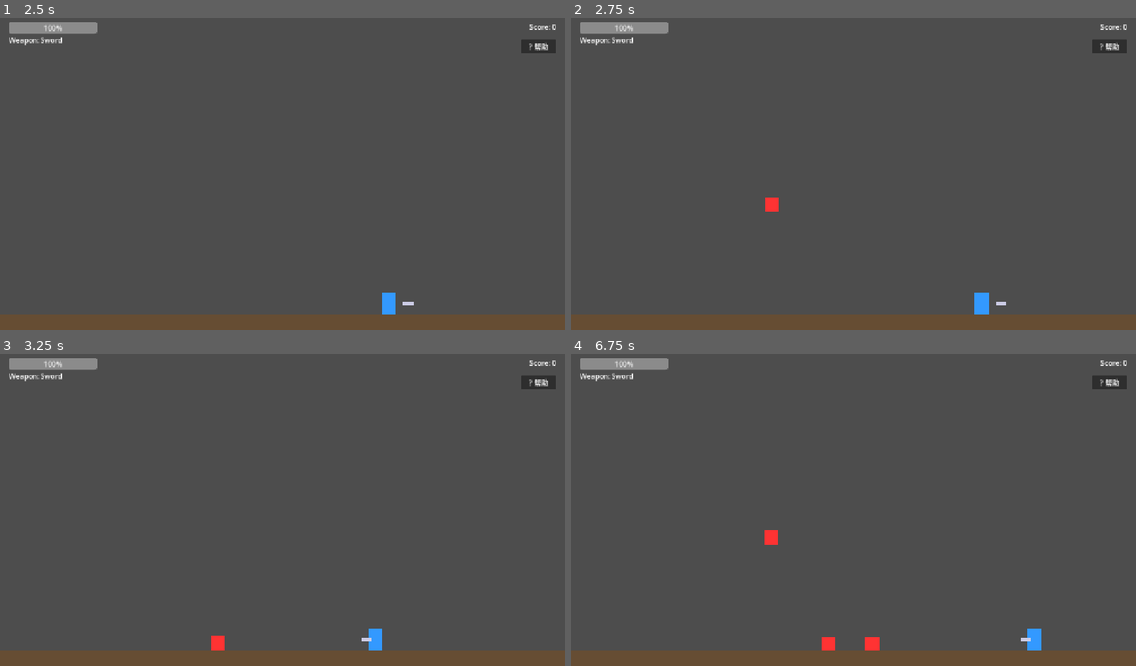
Above: before the commit, frames 1-4 (two rows, left to right).
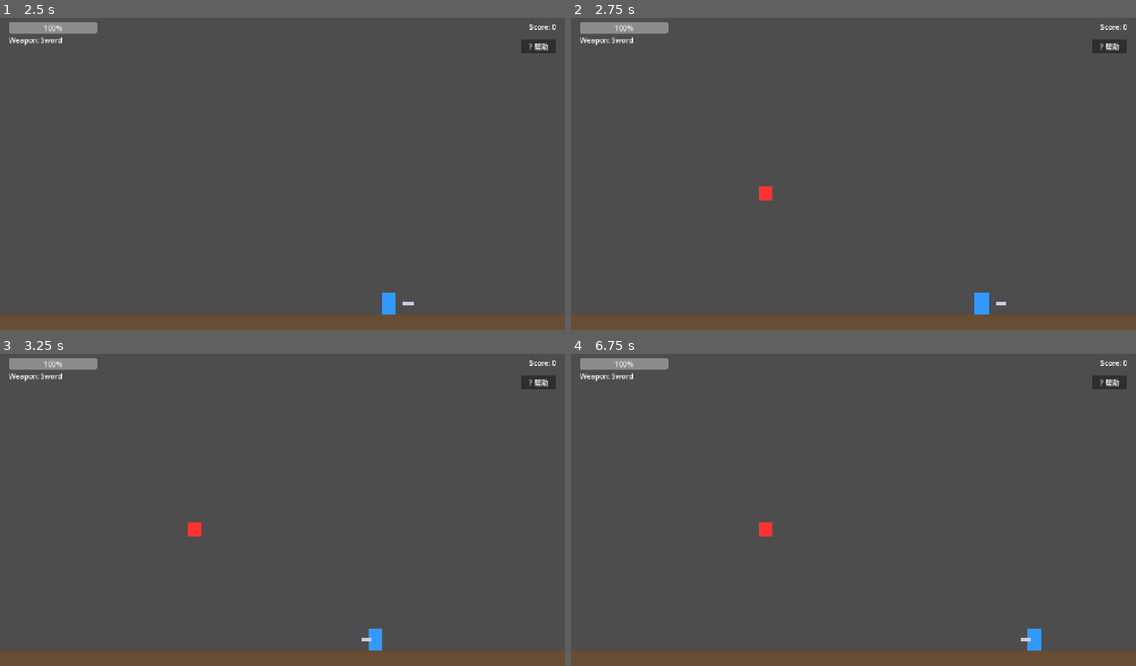
Above: after the commit, the same moments.

Repository: czlczlczl/just-attack
Game: Godot game, scene res://scenes/main.tscn
Same seed, same stepped clock (60 frames per second), same inputs: the game is played once before the commit and once after it.
Inputs (mouse positions are in pixels of both pictures, inside the frame that each line leads up to):
- Up to frame 1 (2.5 s): click "? 帮助" at 0.5 s; tap Enter at 1.25 s; move the mouse to (406, 155) at 1.27 s; hold D from 1.28 s (still down); tap J at 1.35 s; click (406, 155) at 1.42 s; tap Space at 1.52, 2.27 s; move the mouse to (169, 186) at 2.02 s; tap K at 2.1 s
- Up to frame 2 (2.75 s): keep holding D
- Up to frame 3 (3.25 s): move the mouse to (339, 438) at 2.77 s; release D at 2.78 s; hold A from 2.78 s (still down); tap L at 2.85 s
- Up to frame 4 (6.75 s): move the mouse to (825, 572) at 3.52 s; release A at 3.53 s; hold D 3.53-5.03 s; tap Q at 3.6 s; click (825, 572) at 3.67 s; tap Space at 3.77, 4.52, 5.27 s; move the mouse to (1023, 553) at 4.27 s; tap E at 4.35 s; move the mouse to (684, 460) at 5.02 s; hold A 5.03-5.78 s; tap H at 5.1 s; move the mouse to (881, 506) at 5.77 s; hold D 5.78-6.53 s; tap J at 5.85 s; click (881, 506) at 5.92 s; move the mouse to (768, 428) at 6.52 s; hold A from 6.53 s (still down); tap K at 6.6 s

Frame 1 is identical in both runs. In frame 2, 0.2% of the frame differs, in the area x 33-37%, y 53-63%; in frame 3, 0.2%; in frame 4, 0.4%, in the area x 33-55%, y 53-96%.
Error after the commit: Parse Error: Expression is of type "Node2D" so it can't be of type "ColorRect". (res://scripts/enemies/enemy_base.gd:90)

Commit message:
fix: add weapon swing animation and enemy hit flash effect
- Add swing animation to sword, bow, and staff weapons
- Implement enemy flash-white effect when taking damage
- Add knockback visual feedback for enemies
- Ensure hit detection properly triggers damage and effects

Diff:
--- a/scenes/weapons/bow.tscn
+++ b/scenes/weapons/bow.tscn
@@ -13,3 +13,26 @@
 offset_right = 8.0
 offset_bottom = 12.0
 color = Color(0.6, 0.4, 0.2, 1.0)
+
+[node name="AnimationPlayer" type="AnimationPlayer" parent="."]
+animations = [{
+"blend_times": [],
+"length": 0.2,
+"loop_mode": false,
+"name": "swing",
+"step": 0.1,
+"tracks": [{
+"channel": "continuous",
+"imported": [],
+"inserted_keys": {
+"rotation": [[0.0, -0.3, "Linear"], [0.1, 0.4, "Linear"], [0.2, 0.0, "Linear"]]
+},
+"loop_wrap": true,
+"paths": {
+"node": "../BowVisual",
+"property": "rotation"
+},
+"type": "value",
+"uid_path": ""
+}]
+}]
--- a/scenes/weapons/staff.tscn
+++ b/scenes/weapons/staff.tscn
@@ -11,3 +11,26 @@
 offset_right = 4.0
 offset_bottom = 16.0
 color = Color(0.5, 0.3, 0.1, 1.0)
+
+[node name="AnimationPlayer" type="AnimationPlayer" parent="."]
+animations = [{
+"blend_times": [],
+"length": 0.25,
+"loop_mode": false,
+"name": "swing",
+"step": 0.1,
+"tracks": [{
+"channel": "continuous",
+"imported": [],
+"inserted_keys": {
+"rotation": [[0.0, -0.6, "Linear"], [0.125, 0.9, "Linear"], [0.25, 0.0, "Linear"]]
+},
+"loop_wrap": true,
+"paths": {
+"node": "../StaffVisual",
+"property": "rotation"
+},
+"type": "value",
+"uid_path": ""
+}]
+}]
--- a/scenes/weapons/sword.tscn
+++ b/scenes/weapons/sword.tscn
@@ -13,3 +13,24 @@
 color = Color(0.8, 0.8, 0.9, 1.0)
 
 [node name="AnimationPlayer" type="AnimationPlayer" parent="."]
+animations = [{
+"blend_times": [],
+"length": 0.15,
+"loop_mode": false,
+"name": "swing",
+"step": 0.1,
+"tracks": [{
+"channel": "continuous",
+"imported": [],
+"inserted_keys": {
+"rotation": [[0.0, -0.5236, "Linear"], [0.05, 0.7854, "Linear"], [0.1, -0.2618, "Linear"], [0.15, 0.0, "Linear"]]
+},
+"loop_wrap": true,
+"paths": {
+"node": "../SwordVisual",
+"property": "rotation"
+},
+"type": "value",
+"uid_path": ""
+}]
+}]
--- a/scripts/enemies/enemy_base.gd
+++ b/scripts/enemies/enemy_base.gd
@@ -63,6 +63,18 @@
 ## 敌人分离力
 var separation_force: Vector2 = Vector2.ZERO
 
+## 视觉节点引用
+var enemy_visual: Node2D = null
+
+## 原始颜色（用于闪白后恢复）
+var original_color: Color = Color.WHITE
+
+## 闪白计时器
+var flash_timer: float = 0.0
+
+## 闪白是否在进行
+var is_flashing: bool = false
+
 func _ready() -> void:
 	add_to_group("enemies")
 	max_health = stats.max_health if stats else 50
@@ -72,6 +84,11 @@
 	# 获取玩家引用
 	if GameManager.player:
 		player = GameManager.player
+
+	# 获取视觉节点引用
+	enemy_visual = get_node_or_null("EnemyVisual")
+	if enemy_visual is ColorRect:
+		original_color = enemy_visual.color
 
 	# 获取血条引用
 	health_bar = get_node_or_null("HealthBar")
@@ -100,6 +117,12 @@
 	# 更新无敌时间
 	if invincibility_timer > 0:
 		invincibility_timer -= delta
+
+	# 更新闪白效果
+	if is_flashing:
+		flash_timer -= delta
+		if flash_timer <= 0:
+			_stop_flash()
 
 	# 更新血条隐藏计时器
 	if health_bar and health_bar.visible:
@@ -248,6 +271,9 @@
 	if hit_direction != 0:
 		knockback_velocity = Vector2(-hit_direction * 300, -150)
 
+	# 播放受击闪白效果
+	_flash_on_hit()
+
 	AudioManager.play_hurt_sound()
 
 	if current_health <= 0:
@@ -290,3 +316,16 @@
 func _exit_tree() -> void:
 	# 清理资源
 	patrol_points.clear()
+
+## 播放受击闪白效果
+func _flash_on_hit() -> void:
+	if enemy_visual and enemy_visual is ColorRect:
+		is_flashing = true
+		flash_timer = 0.15  # 闪白持续 0.15 秒
+		(enemy_visual as ColorRect).color = Color.WHITE
+
+## 停止闪白，恢复原始颜色
+func _stop_flash() -> void:
+	is_flashing = false
+	if enemy_visual and enemy_visual is ColorRect:
+		(enemy_visual as ColorRect).color = original_color
--- a/scripts/weapons/bow.gd
+++ b/scripts/weapons/bow.gd
@@ -8,11 +8,17 @@
 ## 抛射物速度
 @export var projectile_speed: float = 500.0
 
+## 动画引用
+var animation_player: AnimationPlayer = null
+
 func _init():
 	weapon_name = "Bow"
 	damage = 15
 	attack_range = 300.0
 	attack_cooldown = 0.8
+
+func _ready() -> void:
+	animation_player = get_node_or_null("AnimationPlayer")
 
 func attack(direction: int) -> void:
 	if is_cooldown:
@@ -20,6 +26,10 @@
 
 	current_cooldown = attack_cooldown
 	is_cooldown = true
+
+	# 播放挥动动画
+	if animation_player:
+		animation_player.play("swing")
 
 	# 发射抛射物
 	if projectile_scene:
--- a/scripts/weapons/staff.gd
+++ b/scripts/weapons/staff.gd
@@ -1,12 +1,41 @@
 ## 法杖 - 远程武器，穿透效果
 class_name Staff
 extends WeaponBase
+
+## 动画引用
+var animation_player: AnimationPlayer = null
 
 func _init():
 	weapon_name = "Staff"
 	damage = 12
 	attack_range = 250.0
 	attack_cooldown = 0.4
+
+func _ready() -> void:
+	animation_player = get_node_or_null("AnimationPlayer")
+
+func attack(direction: int) -> void:
+	if is_cooldown:
+		return
+
+	current_cooldown = attack_cooldown
+	is_cooldown = true
+
+	# 播放挥动动画
+	if animation_player:
+		animation_player.play("swing")
+
+	# 创建命中框
+	var hitbox = _create_hitbox()
+	get_tree().current_scene.add_child(hitbox)
+
+	# 等待一帧让物理引擎检测碰撞
+	await get_tree().process_frame
+	var targets = _check_hits(hitbox)
+	attack_hit.emit(targets)
+
+	# 清理命中框
+	hitbox.queue_free()
 
 func _check_hits(hitbox: Area2D) -> Array:
 	var targets = []
